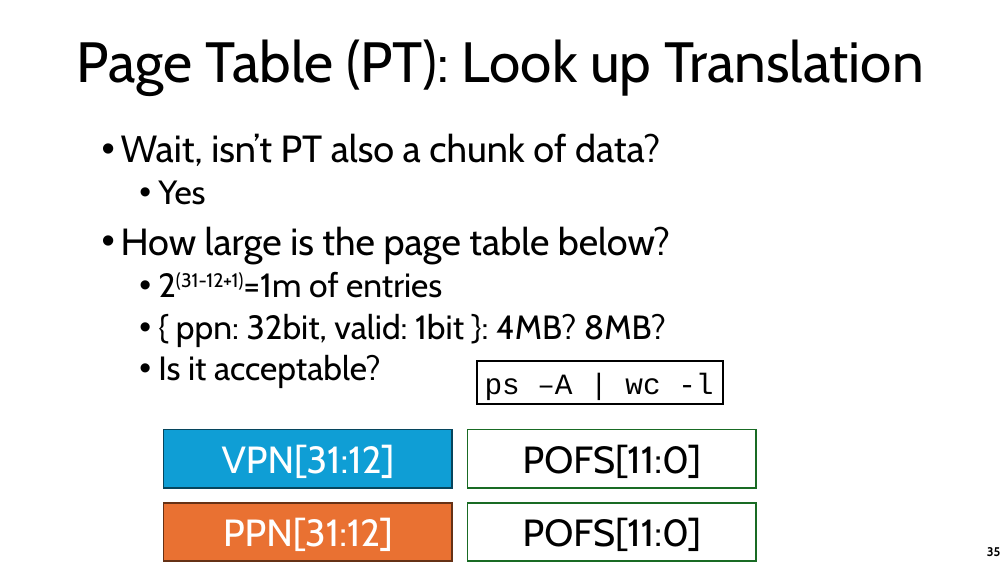
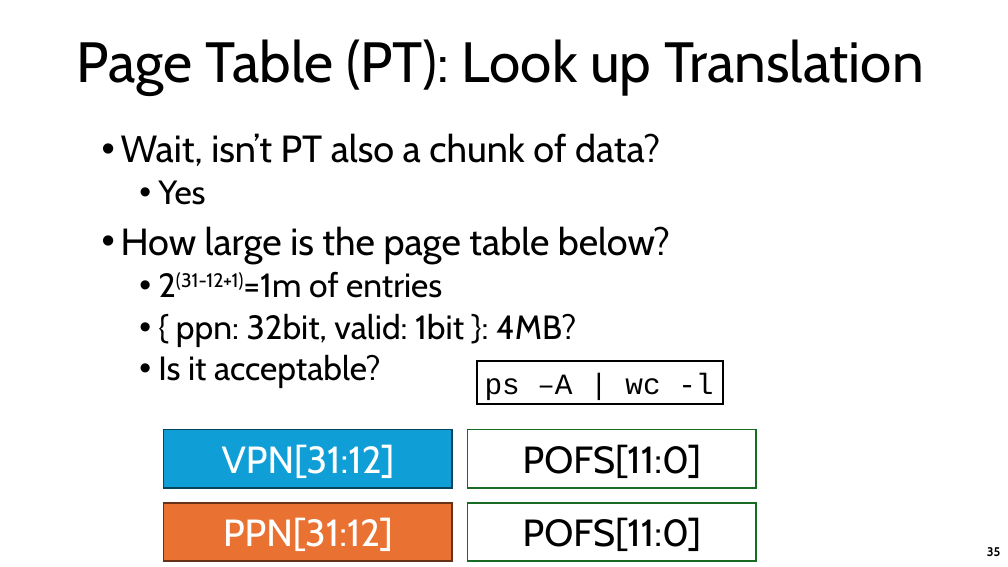
Before and after one commit to were/sys-arch, a slide deck: slide 35 of w6d1-cache-write.pptx. Drawn at 1008x567 pixels with LibreOffice and Linux fonts; fonts in the diff are those of the drawing. Boxes give left, top, right and bottom in pixels: in the first picture for what was removed or moved away, otherwise in the second. Text is boxed around its words. In the diff, an @@ line names an element or a change of style, - is before the commit and + after.

Commit message:
update slides

```diff
--- a/w6d1-cache-write.pptx
+++ b/w6d1-cache-write.pptx
@@ text at bbox=[176, 313, 576, 347]: text changed @@
-  • { ppn: 32bit, valid: 1bit }: 4MB? 8MB?
+  • { ppn: 32bit, valid: 1bit }: 4MB?
```
Also in this commit, not shown: 2 other files.
